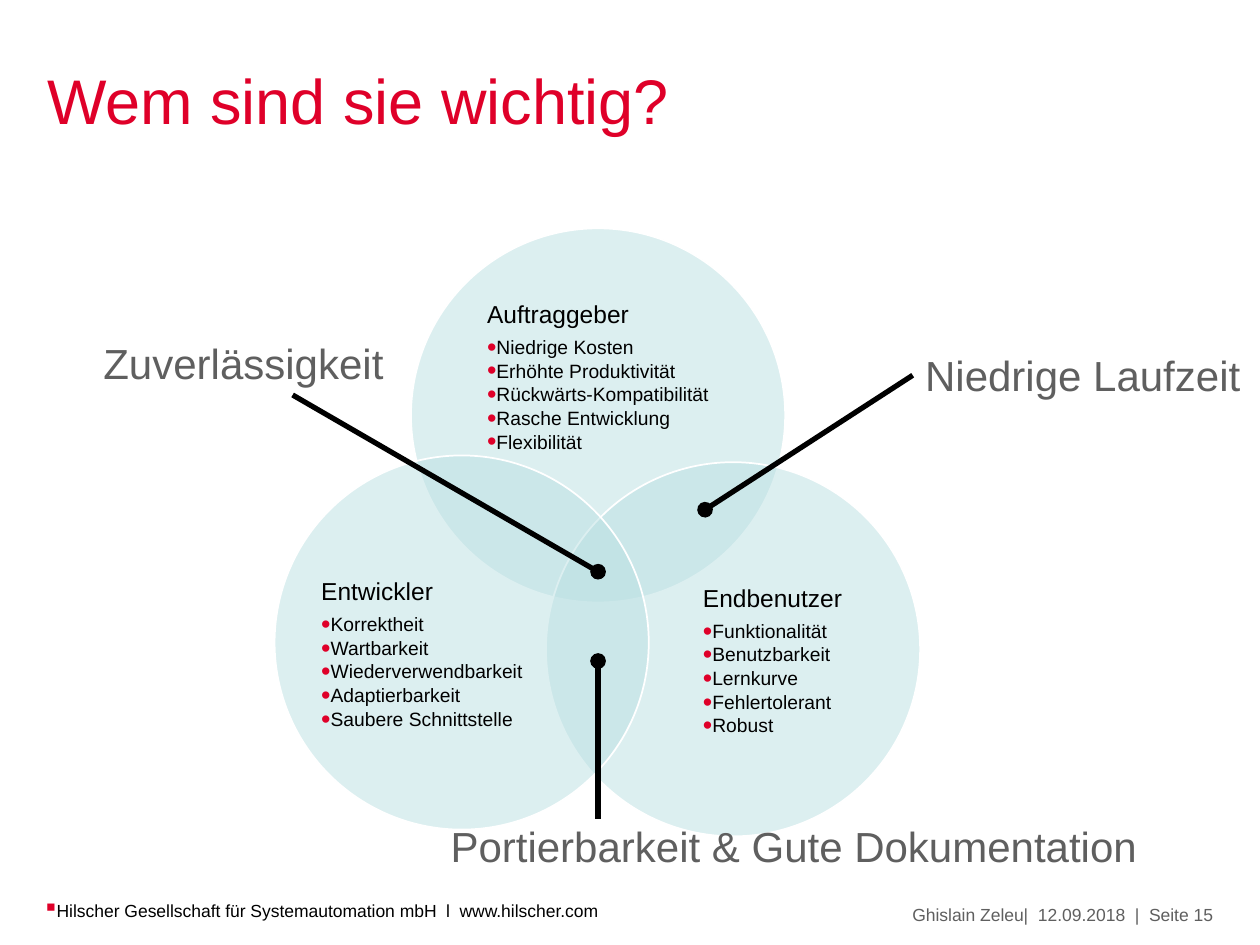
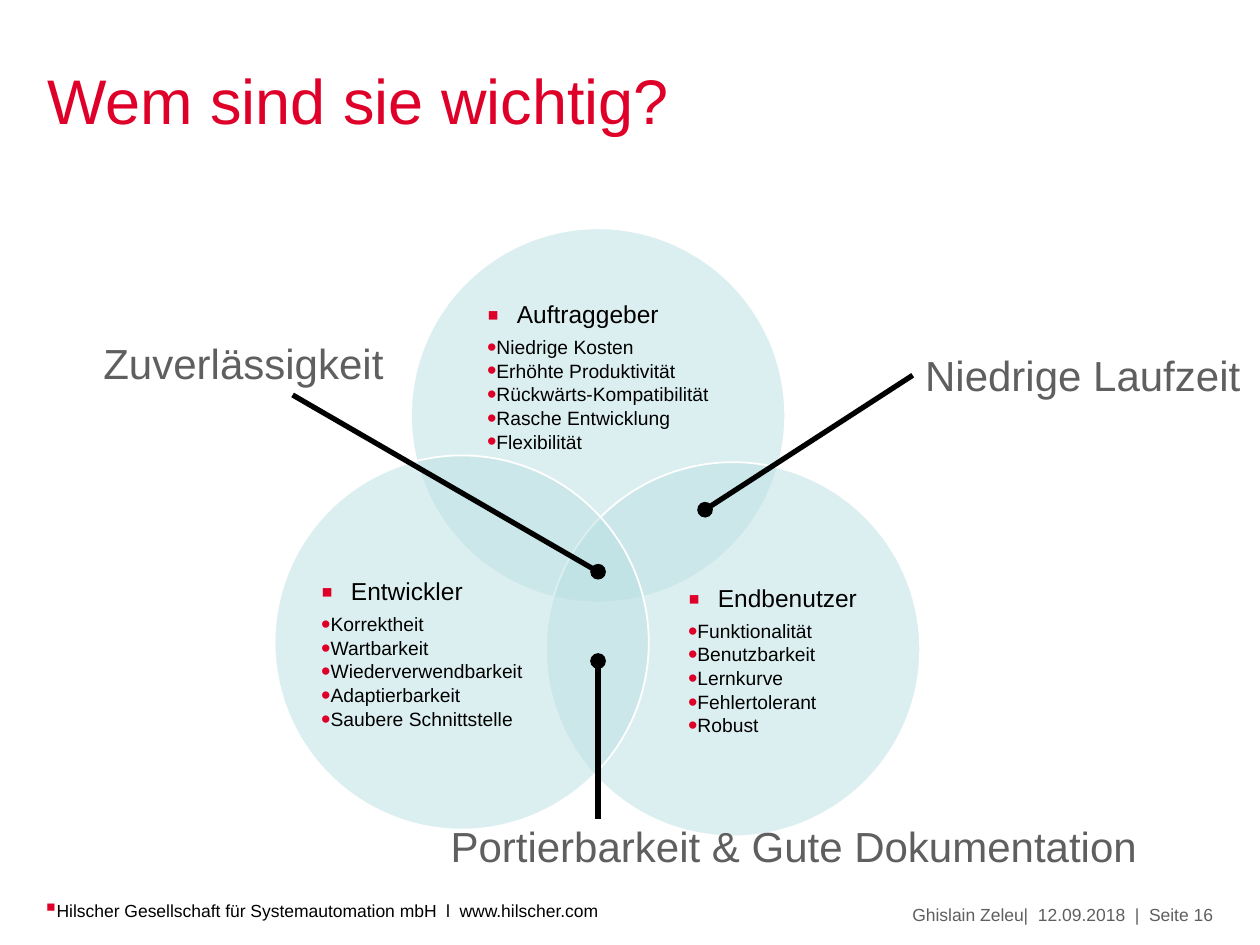
Before and after one commit to Ghislain1/zoe-fb-app, a slide deck: slide 16 of Topology-Editor.pptx (slide 15 before the commit). Drawn at 1260x945 pixels with LibreOffice and Linux fonts; fonts in the diff are those of the drawing; background and template pictures are left out. Boxes give left, top, right and bottom in pixels: in the first picture for what was removed or moved away, otherwise in the second. Text is boxed around its words. In the diff, an @@ line names an element or a change of style, - is before the commit and + after.

```diff
--- a/Topology-Editor.pptx
+++ b/Topology-Editor.pptx
@@ text at (x1=517, y1=305, x2=659, y2=328): bullet none to ▪ @@
@@ text at (x1=351, y1=582, x2=463, y2=601): bullet none to ▪ @@
@@ text at (x1=718, y1=589, x2=857, y2=608): bullet none to ▪ @@
@@ text at (x1=912, y1=908, x2=1213, y2=925): text changed @@
-Ghislain Zeleu| 12.09.2018 | Seite 15
+Ghislain Zeleu| 12.09.2018 | Seite 16
```
Also in this commit, not shown: 7 other slides changed, 1 slide added.
